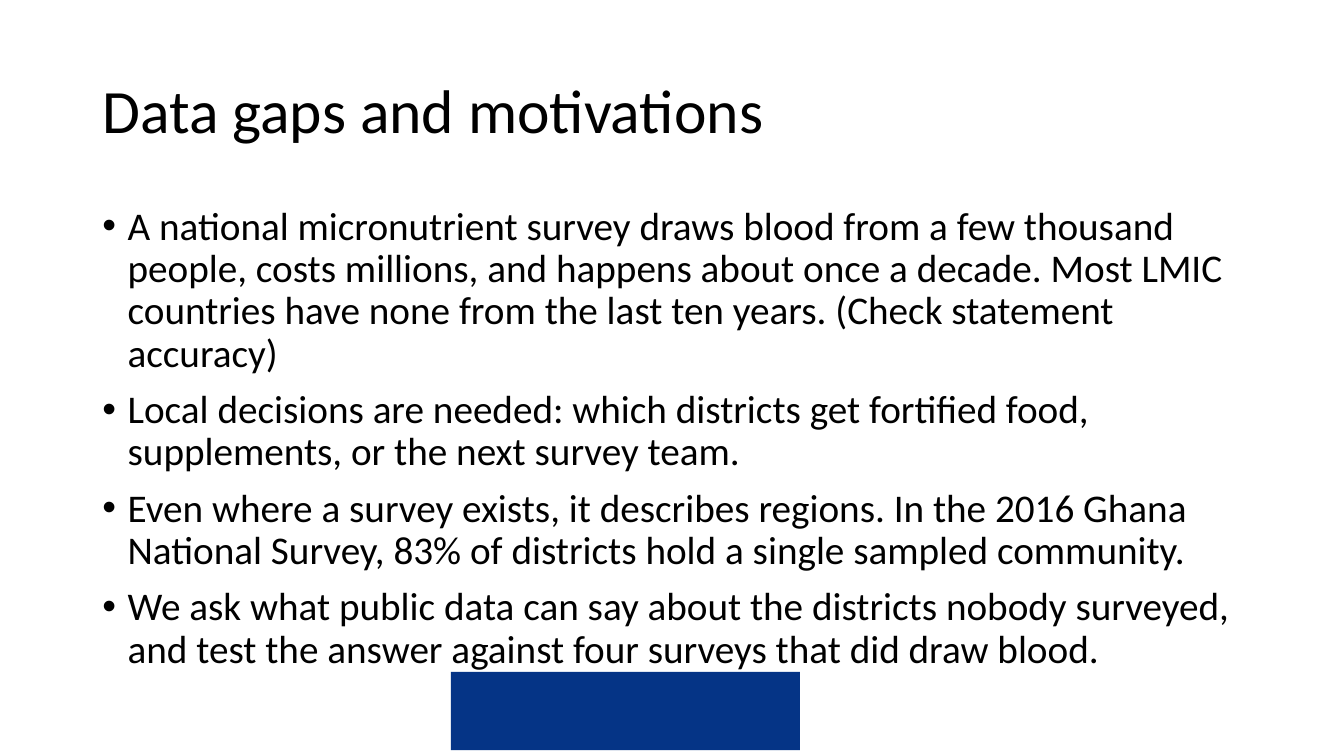
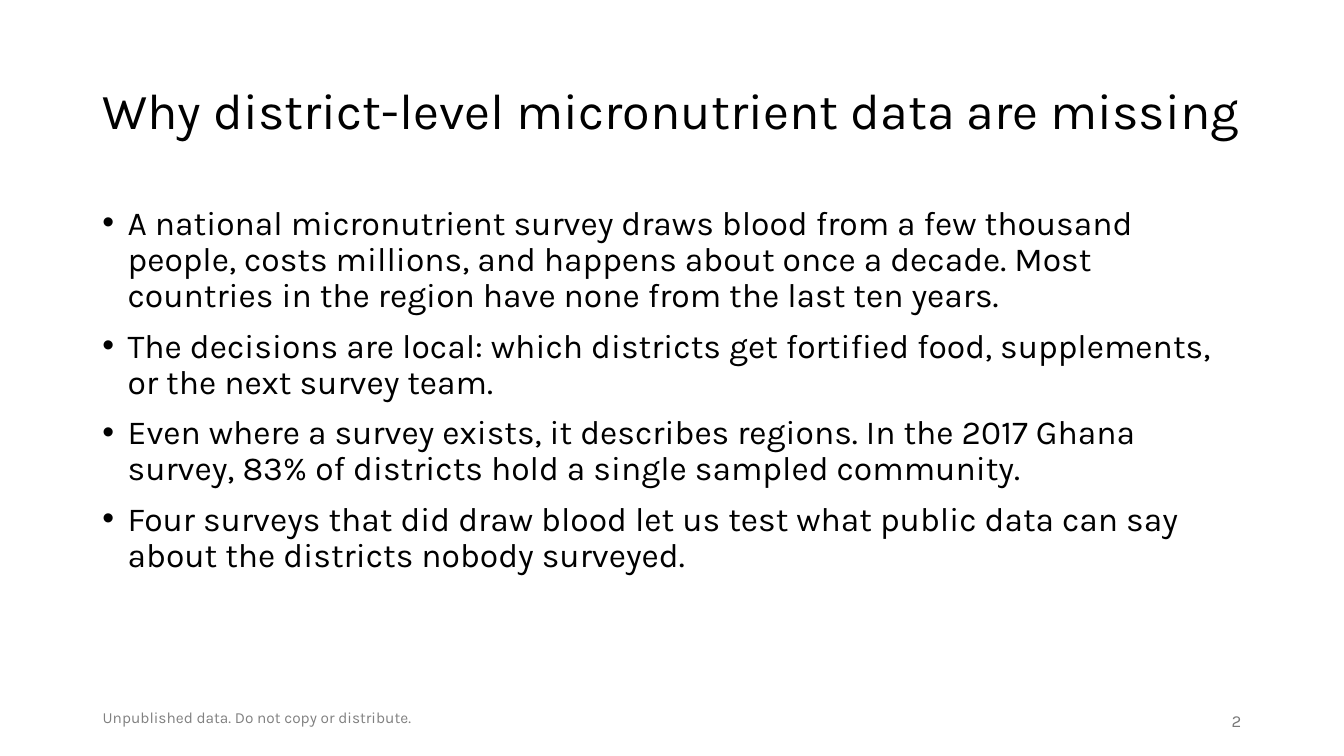
Before and after one commit to amertens/mn-prediction, a slide deck: slide 2 of docs/slides/MN-proxy-policy-deck-2026-09.pptx. Drawn at 1344x756 pixels with LibreOffice and Linux fonts; fonts in the diff are those of the drawing; background and template pictures are left out. Boxes give left, top, right and bottom in pixels: in the first picture for what was removed or moved away, otherwise in the second. Text is boxed around its words. In the diff, an @@ line names an element or a change of style, - is before the commit and + after.

```diff
--- a/docs/slides/MN-proxy-policy-deck-2026-09.pptx
+++ b/docs/slides/MN-proxy-policy-deck-2026-09.pptx
@@ title at [102, 94, 1239, 142]: text changed; size 44 to 36 pt; font Calibri to Karla @@
-Data gaps and motivations
+Why district-level micronutrient data are missing
@@ text at [128, 212, 1210, 576]: text changed; size 28 to 24 pt; font Calibri to Karla @@
-• A national micronutrient survey draws blood from a few thousand people, costs millions, and happens about once a decade. Most LMIC countries have none from the last ten years. (Check statement accuracy)
-• Local decisions are needed: which districts get fortified food, supplements, or the next survey team.
-• Even where a survey exists, it describes regions. In the 2016 Ghana National Survey, 83% of districts hold a single sampled community.
-• We ask what public data can say about the districts nobody surveyed, and test the answer against four surveys that did draw blood.
+• A national micronutrient survey draws blood from a few thousand people, costs millions, and happens about once a decade. Most countries in the region have none from the last ten years.
+• The decisions are local: which districts get fortified food, supplements, or the next survey team.
+• Even where a survey exists, it describes regions. In the 2017 Ghana survey, 83% of districts hold a single sampled community.
+• Four surveys that did draw blood let us test what public data can say about the districts nobody surveyed.
@@ rectangle removed at [451, 673, 800, 751] @@
@@ text added at [103, 712, 411, 727], 11 pt, text #808080 @@
+Unpublished data. Do not copy or distribute.
@@ page number added at [1232, 716, 1242, 727], 12 pt, text #797979 @@
+2
```
Also in this commit, not shown: 14 other slides changed, 7 slides added, 5 slides removed, 6 other files.
